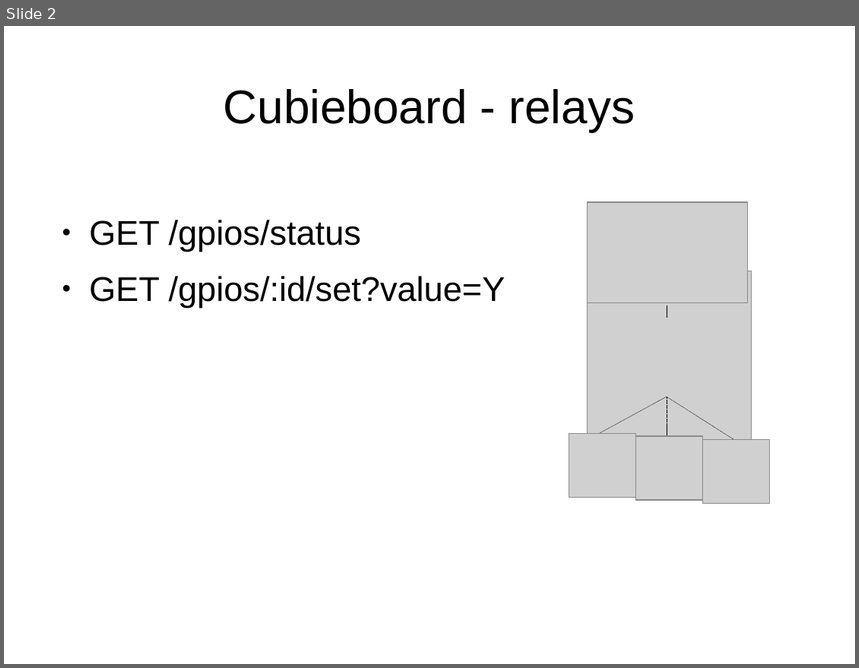
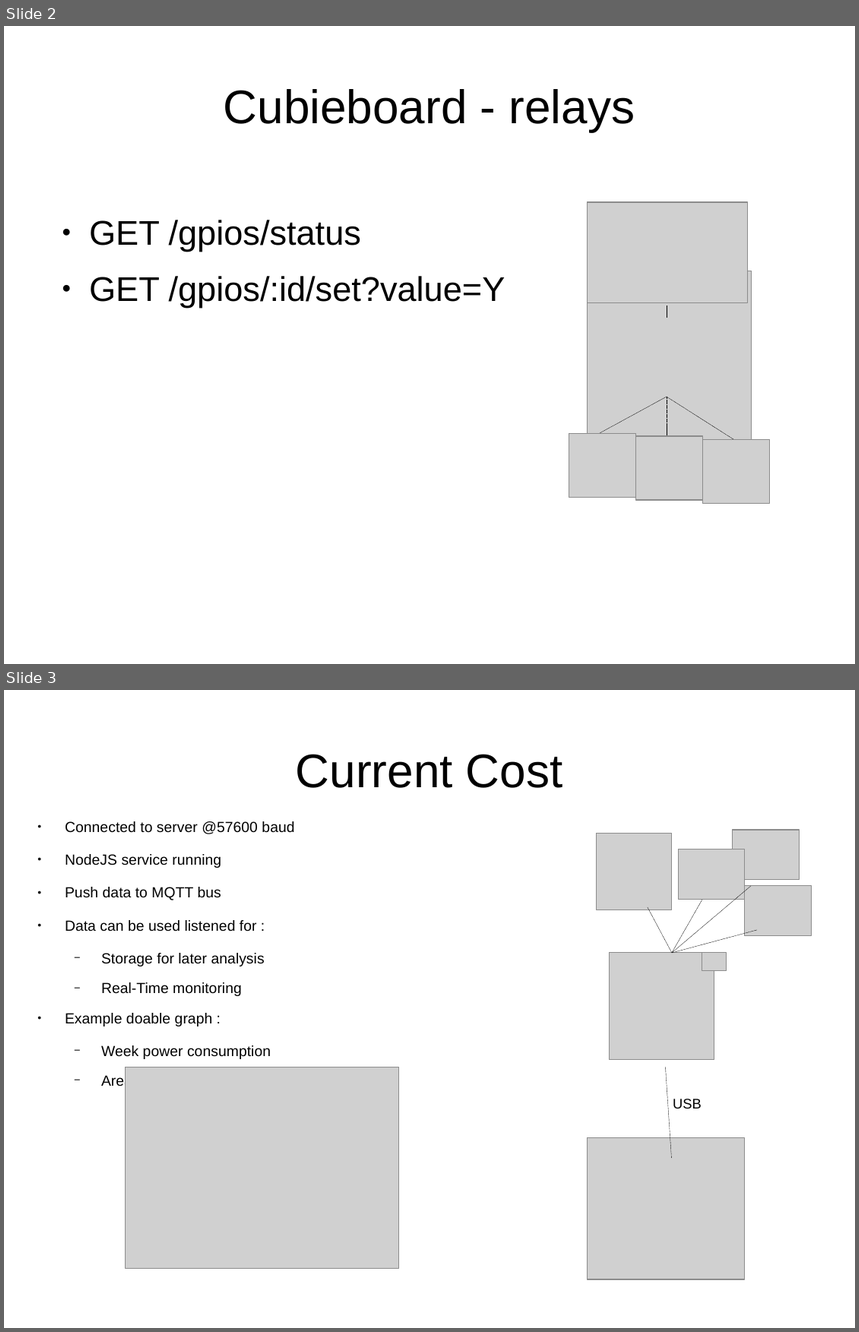
Before and after one commit to kalemena/ti-dhome, a slide deck: res/Schema.odp. Shown one above the other, each under a label of ours: slide 2 before the commit, slides 2 and 3 after it. The pictures are 859x668 and 859x1332 pixels, drawn with LibreOffice and Linux fonts; fonts in the diff are those of the drawing; grey boxes stand for pictures. Boxes give left, top, right and bottom in pixels: in the first picture for what was removed or moved away, otherwise in the second. Text is boxed around its words. In the diff, an @@ line names an element or a change of style, - is before the commit and + after.

```diff
--- a/res/Schema.odp
+++ b/res/Schema.odp
@@ slide 3 added at [4, 690, 855, 1328], background #FFFFFF @@
@@ title added at [296, 754, 563, 788], 44 pt, text #000000 @@
+Current Cost
@@ text added at [65, 821, 294, 1090], 13.8 pt, text #000000 @@
+● Connected to server @57600 baud
+● NodeJS service running
+● Push data to MQTT bus
+● Data can be used listened for :
+  − Storage for later analysis
+  − Real-Time monitoring
+● Example doable graph :
+  − Week power consumption
+  − Area consumption real-time
@@ picture added at [597, 833, 672, 910] @@
@@ picture added at [733, 830, 800, 880] @@
@@ picture added at [678, 850, 745, 900] @@
@@ line added from (751, 886) to (672, 954), #000000 0.28 pt @@
@@ picture added at [746, 886, 812, 936] @@
@@ line added from (648, 907) to (672, 954), #000000 0.28 pt @@
@@ line added from (702, 900) to (672, 954), #000000 0.28 pt @@
@@ line added from (757, 930) to (672, 954), #000000 0.28 pt @@
@@ picture added at [610, 954, 715, 1061] @@
@@ picture added at [702, 954, 726, 972] @@
@@ picture added at [126, 1067, 398, 1268] @@
@@ line added from (672, 1158) to (666, 1067), #000000 0.28 pt @@
@@ text added at [673, 1099, 702, 1109], 13 pt, text #000000 @@
+USB
@@ picture added at [588, 1138, 745, 1280] @@
```
Also in this commit, not shown: 2 other files.
